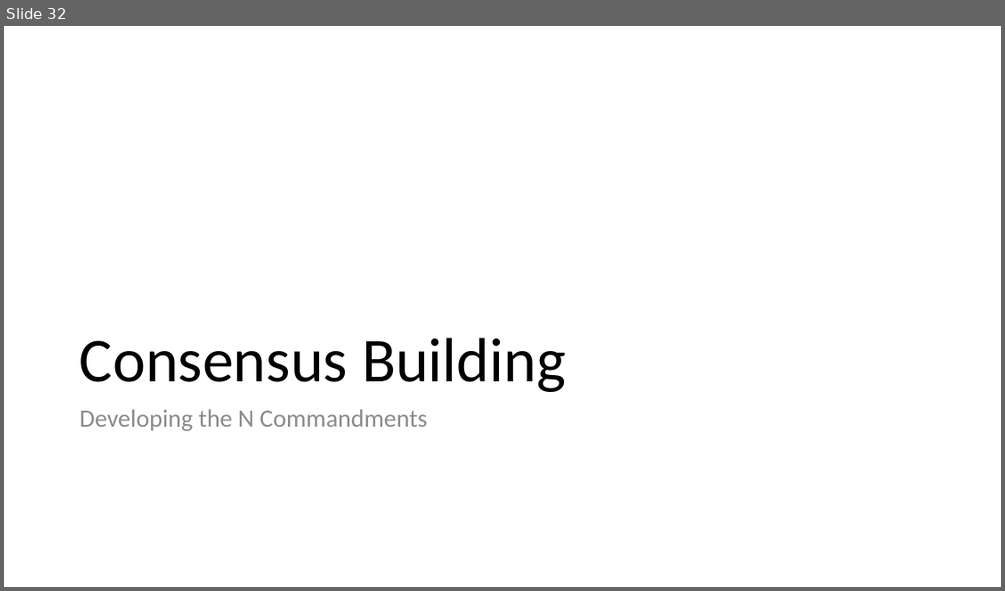
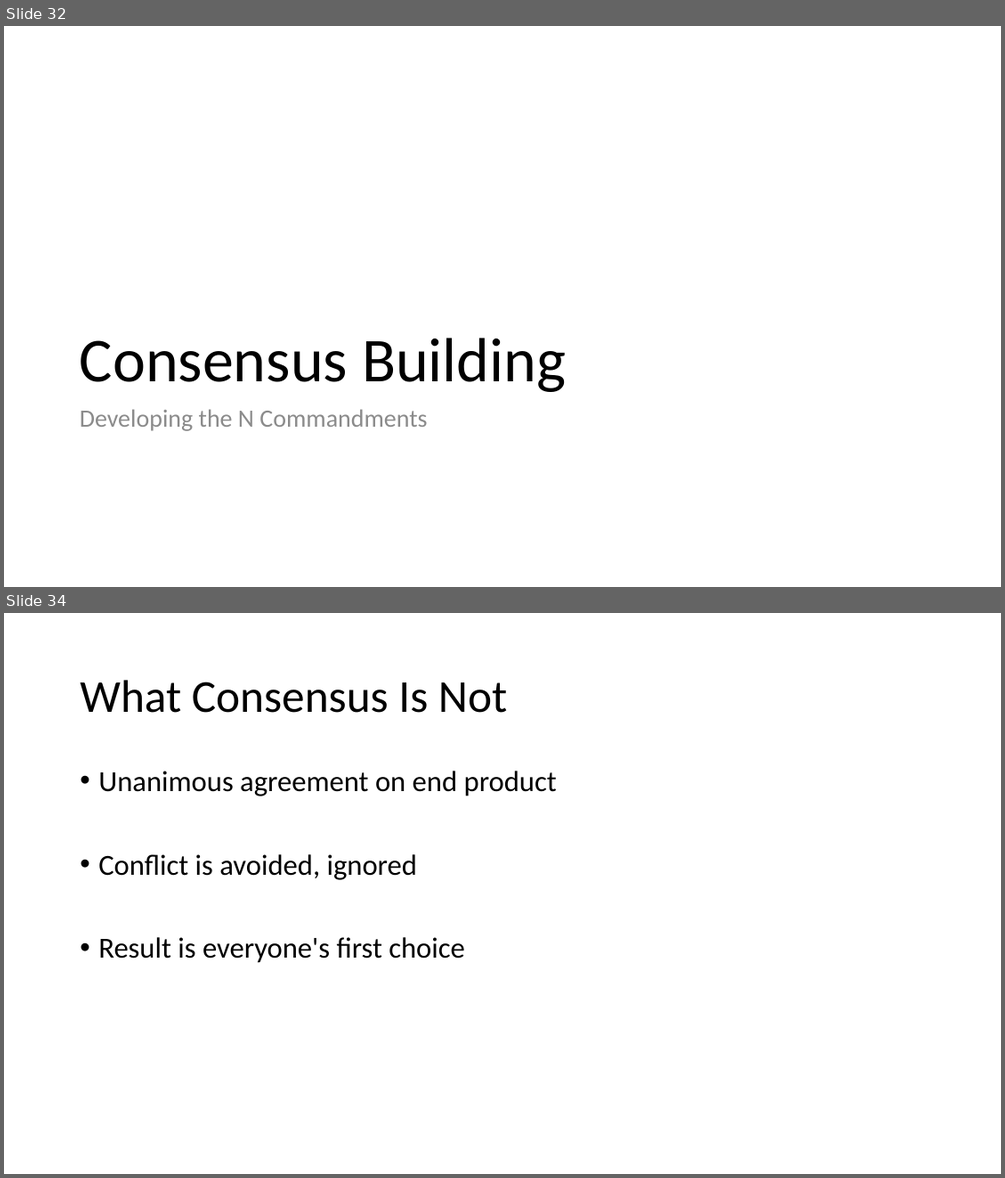
Before and after one commit to ReproducibleQM/n_commandments, a slide deck: pres_deck.pptx. Shown one above the other, each under a label of ours: slide 32 before the commit, slides 32 and 34 after it; the slides between them are not shown. The pictures are 1005x591 and 1005x1178 pixels, drawn with LibreOffice and Linux fonts; fonts in the diff are those of the drawing. Boxes give left, top, right and bottom in pixels: in the first picture for what was removed or moved away, otherwise in the second. Text is boxed around its words. In the diff, an @@ line names an element or a change of style, - is before the commit and + after.

Commit message:
Added prompts to discussion slides, guidelines to consensus building slides

```diff
--- a/pres_deck.pptx
+++ b/pres_deck.pptx
@@ slide 34 added at box(4, 613, 1001, 1174), background #FFFFFF @@
@@ title added at box(80, 680, 507, 713), 44 pt, text #000000 @@
+What Consensus Is Not
@@ text added at box(98, 771, 557, 963), 28 pt, text #000000 @@
+• Unanimous agreement on end product
+• Conflict is avoided, ignored
+• Result is everyone's first choice
```
Also in this commit, not shown: 2 slides changed, 2 other slides added, 1 slide removed.
